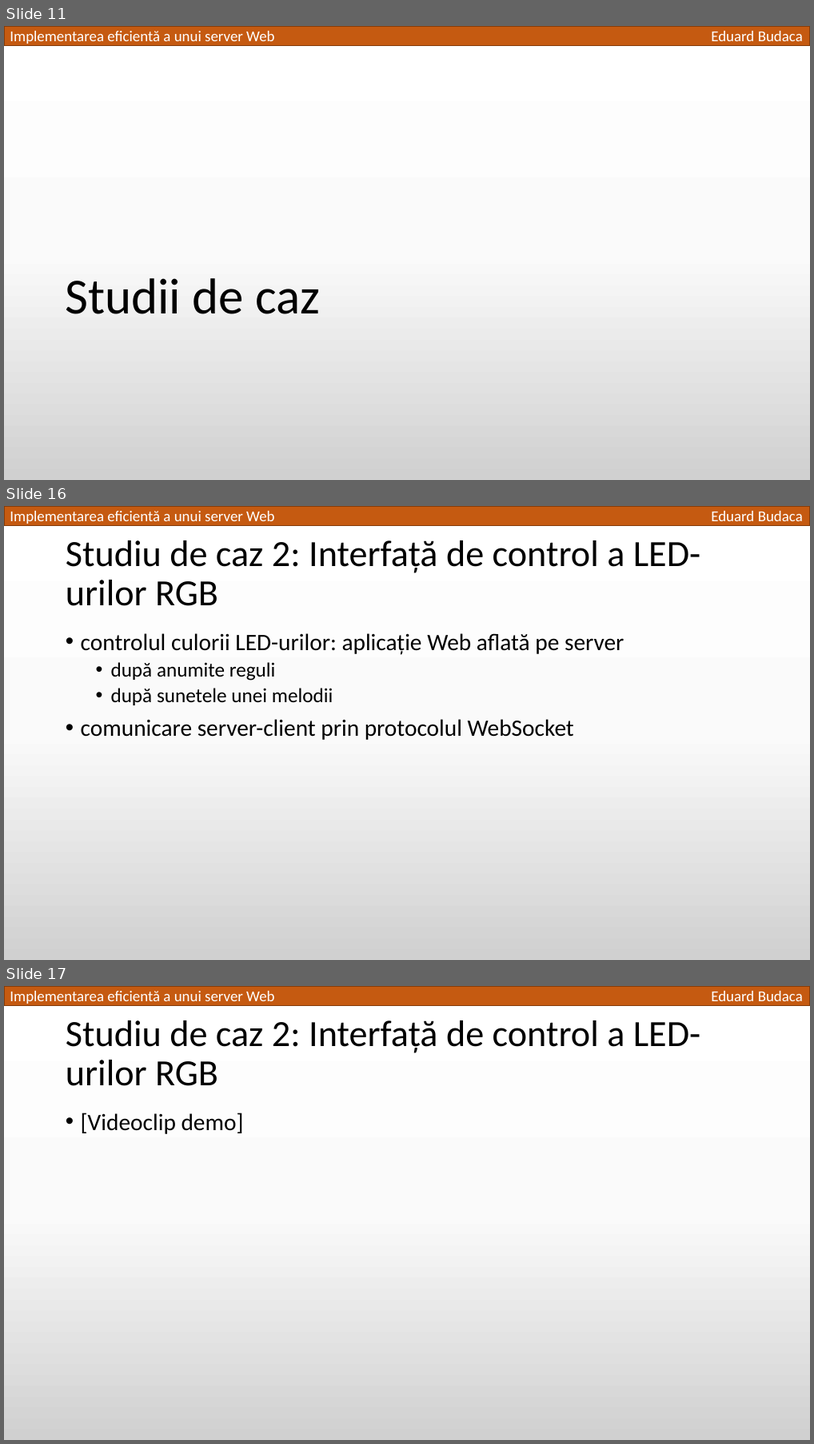
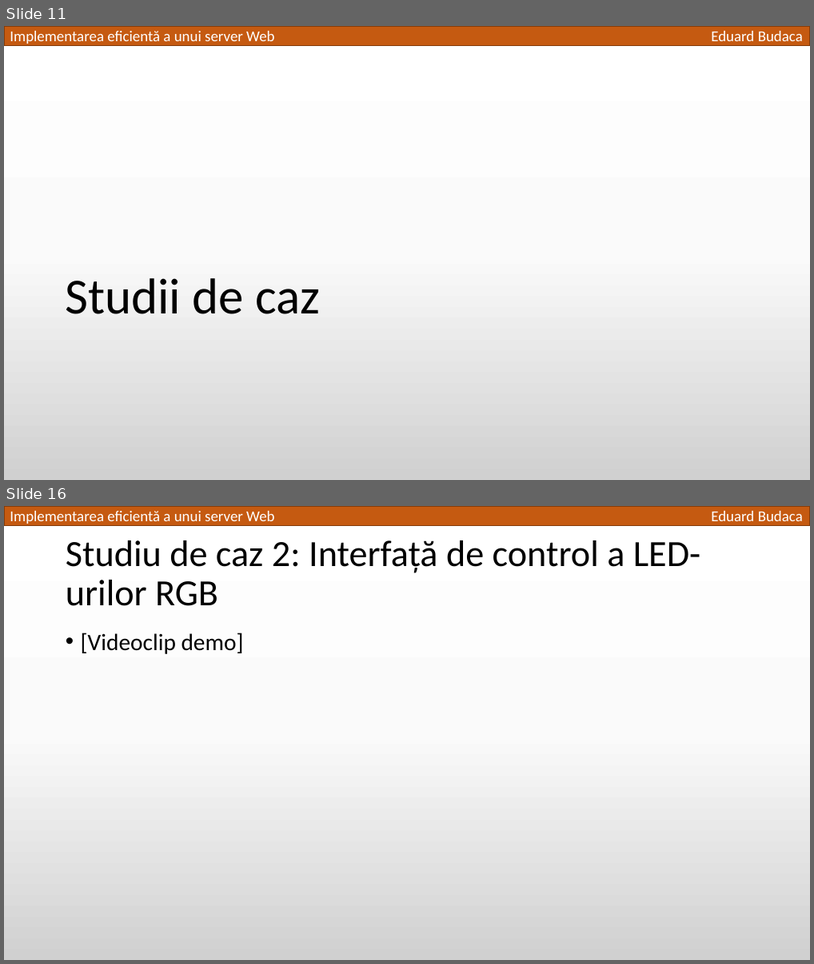
Before and after one commit to TED-996/bachelor-thesis-pack, a slide deck: Licenta2018BudacaEduard/Implementarea eficientă a unui server Web.pptx. Shown one above the other, each under a label of ours: slides 11, 16 and 17 before the commit, slides 11 and 16 after it; the slides between them are not shown. The pictures are 814x1444 and 814x964 pixels, drawn with LibreOffice and Linux fonts; fonts in the diff are those of the drawing. Boxes give left, top, right and bottom in pixels: in the first picture for what was removed or moved away, otherwise in the second. Text is boxed around its words. In the diff, an @@ line names an element or a change of style, - is before the commit and + after.

```diff
--- a/Licenta2018BudacaEduard/Implementarea eficientă a unui server Web.pptx
+++ b/Licenta2018BudacaEduard/Implementarea eficientă a unui server Web.pptx
@@ slide 16 removed at <box>4,506,810,960</box>, background gradient #FFFFFF to #FBFBFB to #D1D1D1; not listed: 3 template elements that a slide beside it also shows @@
@@ title removed at <box>66,540,701,606</box> @@
-Studiu de caz 2: Interfață de control a LED-urilor RGB
@@ text removed at <box>81,633,624,740</box> @@
-• controlul culorii LED-urilor: aplicație Web aflată pe server
-  • după anumite reguli
-  • după sunetele unei melodii
-• comunicare server-client prin protocolul WebSocket
@@ what was slide 17 is now slide 16 @@
```
Also in this commit, not shown: 10 slides changed, 2 other files.
